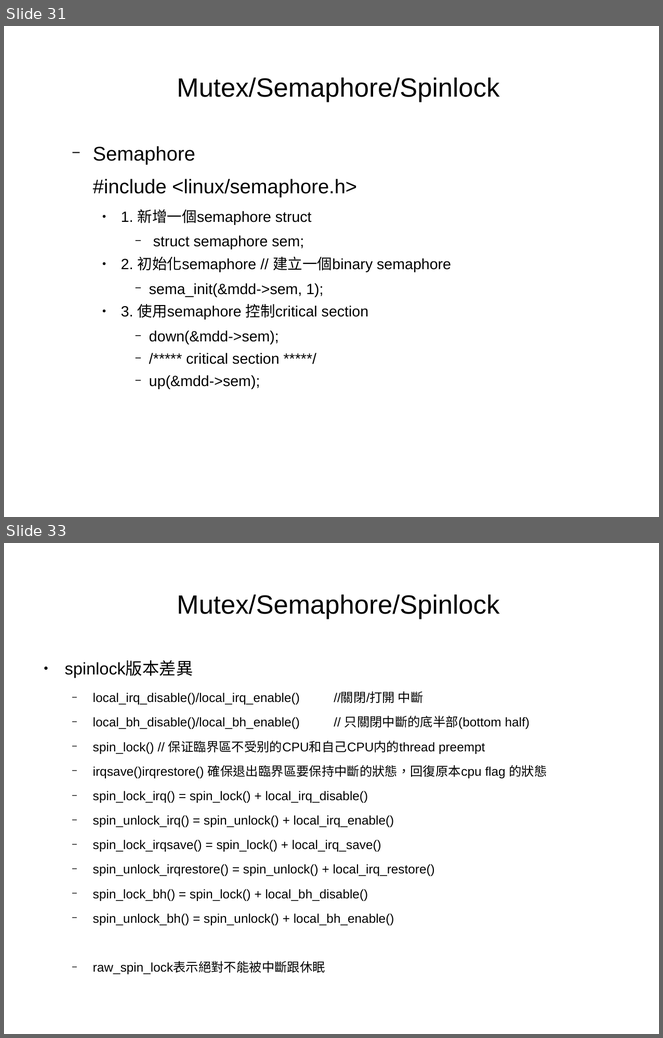
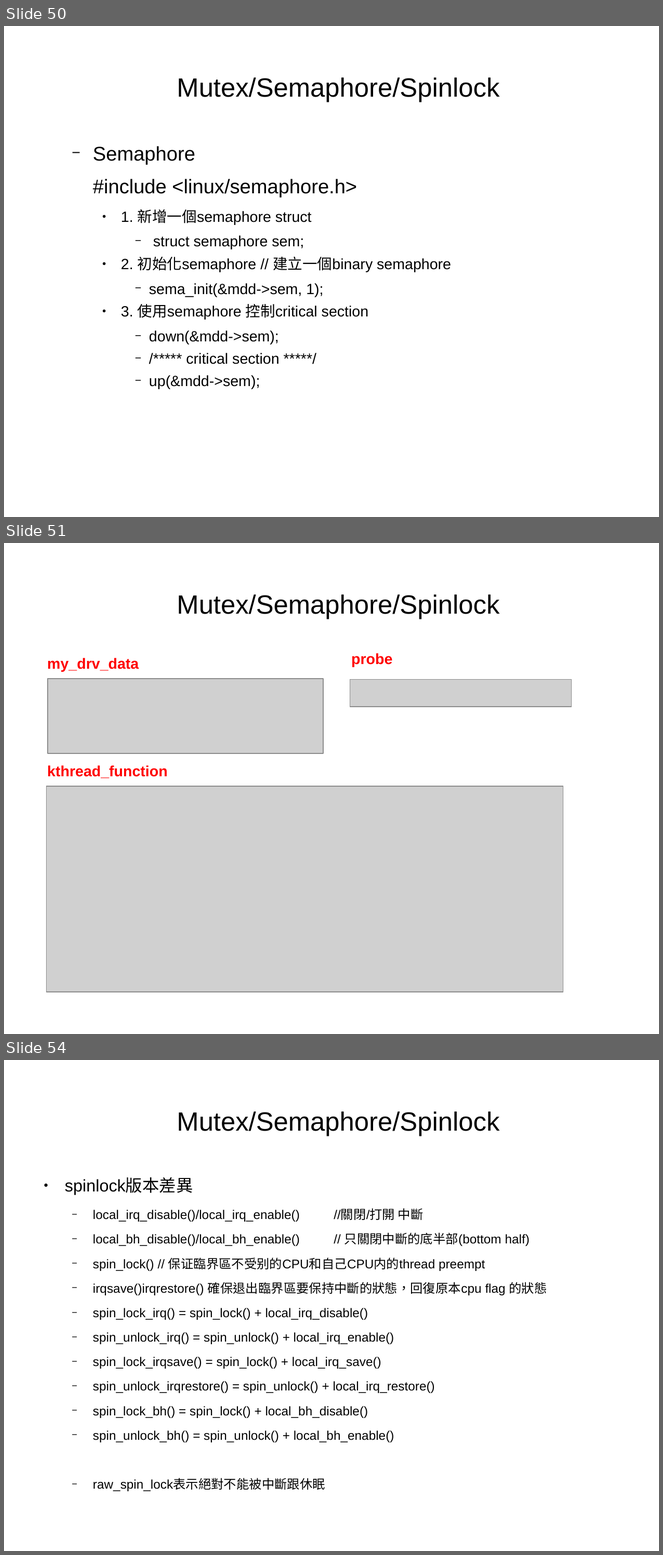
Before and after one commit to moumoon1203/linux_study, a slide deck: linux_study.odp. Shown one above the other, each under a label of ours: slides 31 and 33 before the commit, slides 50, 51 and 54 after it; the slides between them are not shown. The pictures are 663x1038 and 663x1555 pixels, drawn with LibreOffice and Linux fonts; fonts in the diff are those of the drawing; grey boxes stand for pictures. Boxes give left, top, right and bottom in pixels: in the first picture for what was removed or moved away, otherwise in the second. Text is boxed around its words. In the diff, an @@ line names an element or a change of style, - is before the commit and + after.

```diff
--- a/linux_study.odp
+++ b/linux_study.odp
@@ slide 51 added at [4, 543, 659, 1034], background #FFFFFF @@
@@ title added at [177, 594, 500, 619], 32 pt, text #000000 @@
+Mutex/Semaphore/Spinlock
@@ text added at [47, 658, 139, 672], 18 pt, text #FF0000, bold @@
+my_drv_data
@@ text added at [351, 653, 392, 667], 18 pt, text #FF0000, bold @@
+probe
@@ picture added at [47, 679, 323, 754] @@
@@ picture added at [351, 680, 572, 707] @@
@@ text added at [47, 766, 168, 779], 18 pt, text #FF0000, bold @@
+kthread_function
@@ picture added at [46, 786, 564, 992] @@
@@ what was slide 31 is now slide 50 @@
@@ what was slide 33 is now slide 54 @@
```
Also in this commit, not shown: 6 slides changed, 25 other slides added, 3 other files.
